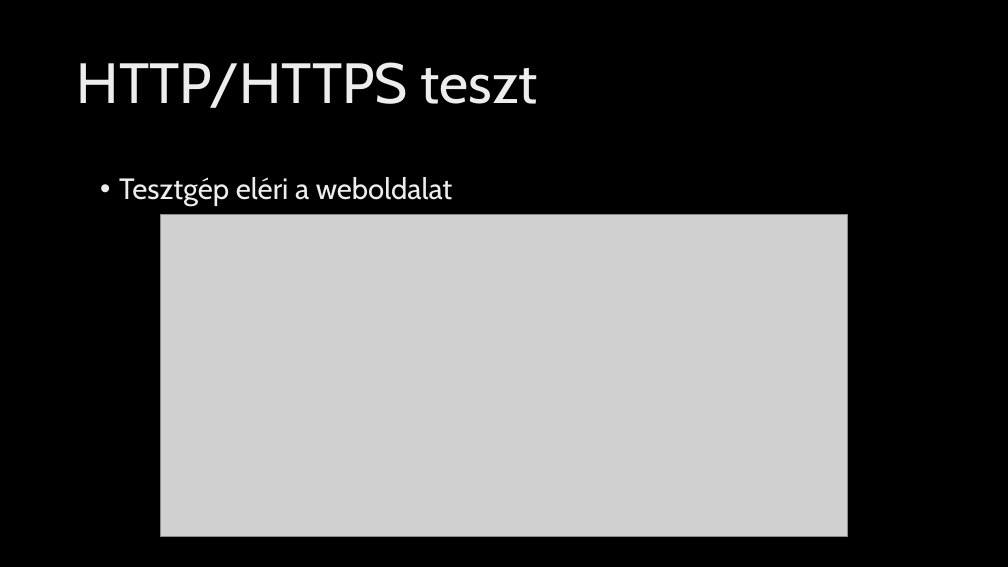
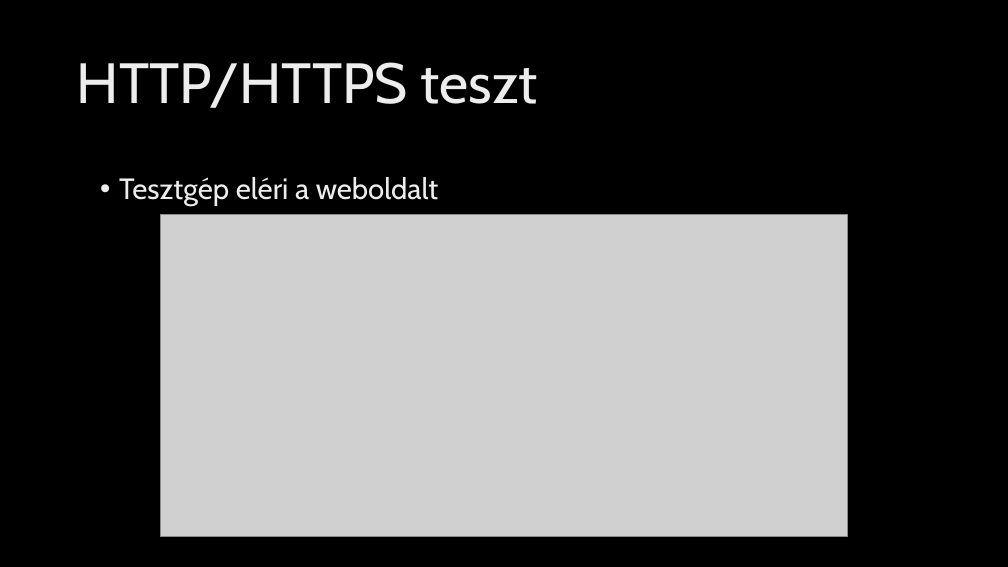
Before and after one commit to I-Izumi/aromas-cubanos, a slide deck: slide 31 of Documentations/Summary/Video/Vizsgaremek_Teszteles_Videodokumentacio.pptx. Drawn at 1008x567 pixels with LibreOffice and Linux fonts; fonts in the diff are those of the drawing; grey boxes stand for pictures; background and template pictures are left out. Boxes give left, top, right and bottom in pixels: in the first picture for what was removed or moved away, otherwise in the second. Text is boxed around its words. In the diff, an @@ line names an element or a change of style, - is before the commit and + after.

Commit message:
uj ppt

```diff
--- a/Documentations/Summary/Video/Vizsgaremek_Teszteles_Videodokumentacio.pptx
+++ b/Documentations/Summary/Video/Vizsgaremek_Teszteles_Videodokumentacio.pptx
@@ text at <box>119,177,439,206</box>: text changed @@
-• Tesztgép eléri a weboldalat
+• Tesztgép eléri a weboldalt
```
Also in this commit, not shown: 2 other slides changed, 1 other file.
